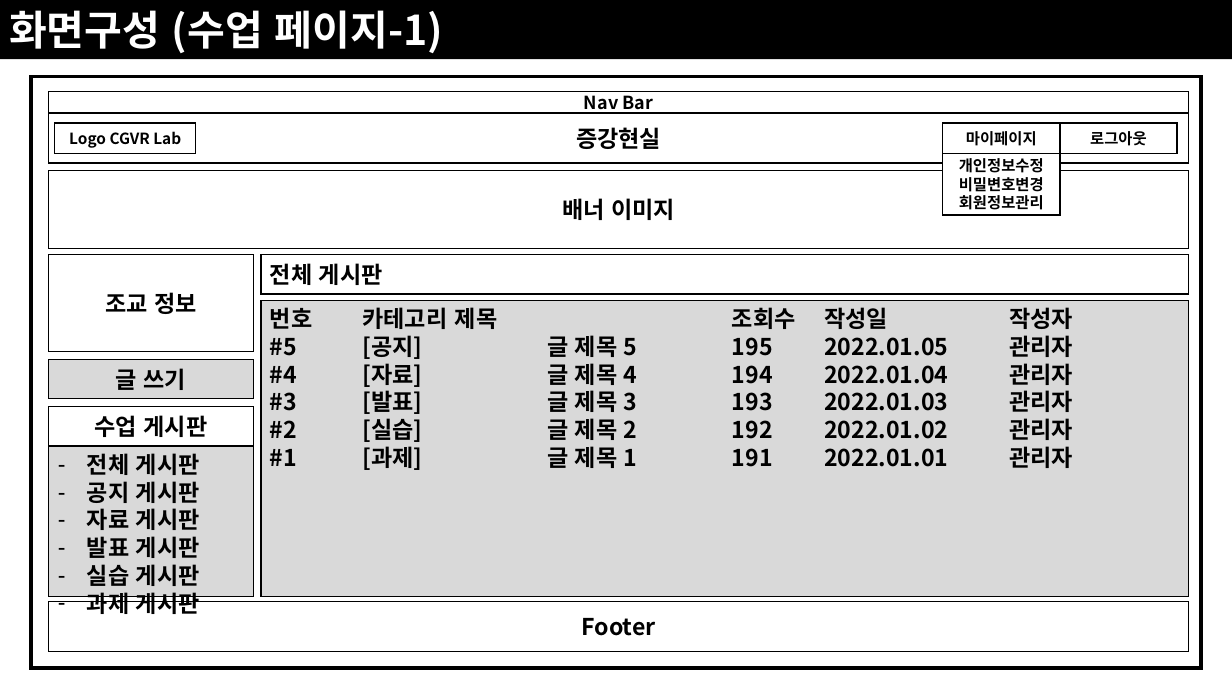
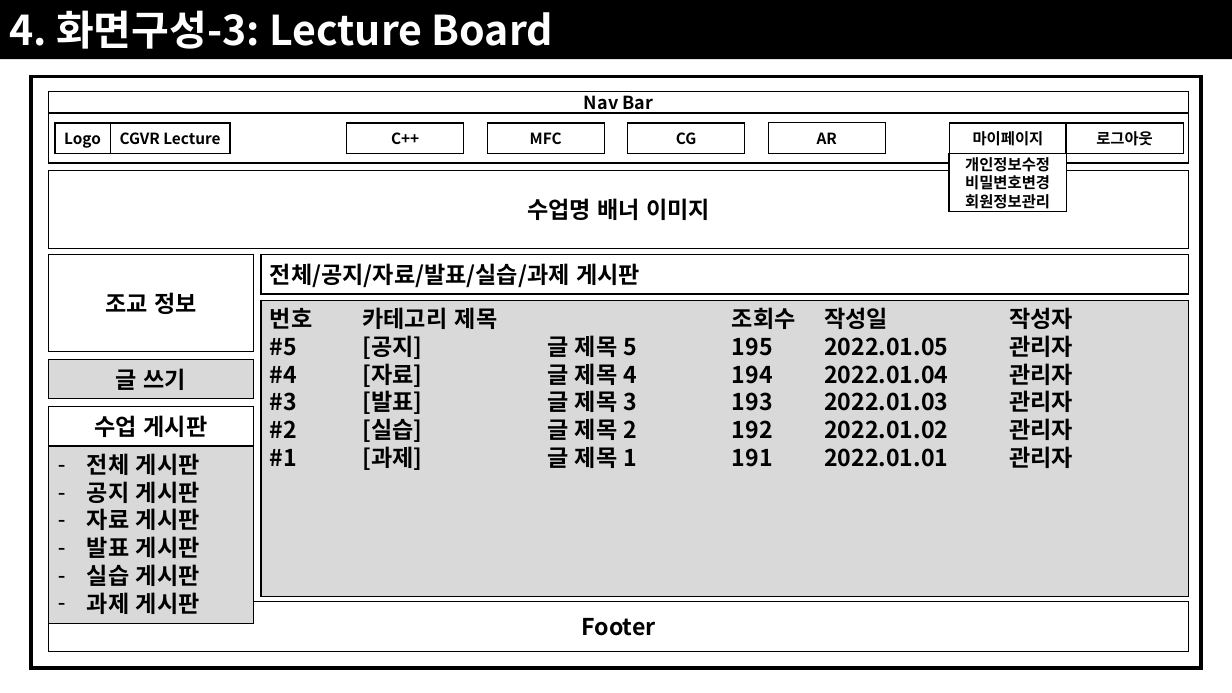
Before and after one commit to JoSihun/CGVR_Lab, a slide deck: slide 20 of documents/01_프로젝트_개발계획.pptx (slide 16 before the commit). Drawn at 1232x693 pixels with LibreOffice and Linux fonts; fonts in the diff are those of the drawing. Boxes give left, top, right and bottom in pixels: in the first picture for what was removed or moved away, otherwise in the second. Text is boxed around its words. In the diff, an @@ line names an element or a change of style, - is before the commit and + after.

```diff
--- a/documents/01_프로젝트_개발계획.pptx
+++ b/documents/01_프로젝트_개발계획.pptx
@@ text in rectangle at (9, 10, 553, 49): text changed @@
-화면구성 (수업 페이지-1)
+4. 화면구성-3: Lecture Board
@@ rectangle added at (55, 123, 110, 153), fill #FFFFFF, outline #000000 1 pt, 12 pt, text #000000, bold @@
+Logo
@@ rectangle "CGVR Lecture": place and size @@
-rectangle "CGVR Lecture" at (55, 123, 195, 153)
+rectangle "CGVR Lecture" at (110, 123, 230, 153)
@@ text in rectangle at (120, 132, 220, 145): text changed @@
-Logo CGVR Lab
+CGVR Lecture
@@ rectangle added at (347, 123, 464, 153), fill #FFFFFF, outline #000000 1 pt, 12 pt, text #000000, bold @@
+C++
@@ rectangle added at (487, 123, 604, 153), fill #FFFFFF, outline #000000 1 pt, 12 pt, text #000000, bold @@
+MFC
@@ text in rectangle at (576, 127, 661, 149): text removed @@
-증강현실
@@ rectangle added at (628, 123, 745, 153), fill #FFFFFF, outline #000000 1 pt, 12 pt, text #000000, bold @@
+CG
@@ rectangle added at (768, 123, 885, 153), fill #FFFFFF, outline #000000 1 pt, 12 pt, text #000000, bold @@
+AR
@@ 3 rectangles: place and size @@
-3 rectangles at (943, 123, 1177, 215)
+3 rectangles at (949, 123, 1184, 212)
@@ text in rectangle at (527, 198, 710, 220): text changed @@
-배너 이미지
+수업명 배너 이미지
@@ text in rectangle at (270, 263, 640, 288): text changed @@
-전체 게시판
+전체/공지/자료/발표/실습/과제 게시판
@@ rectangle "전체 게시판": place and size @@
-rectangle "전체 게시판" at (49, 446, 253, 597)
+rectangle "전체 게시판" at (49, 446, 253, 624)
```
Also in this commit, not shown: 21 other slides changed, 24 slides added, 4 slides removed, 4 other files.
